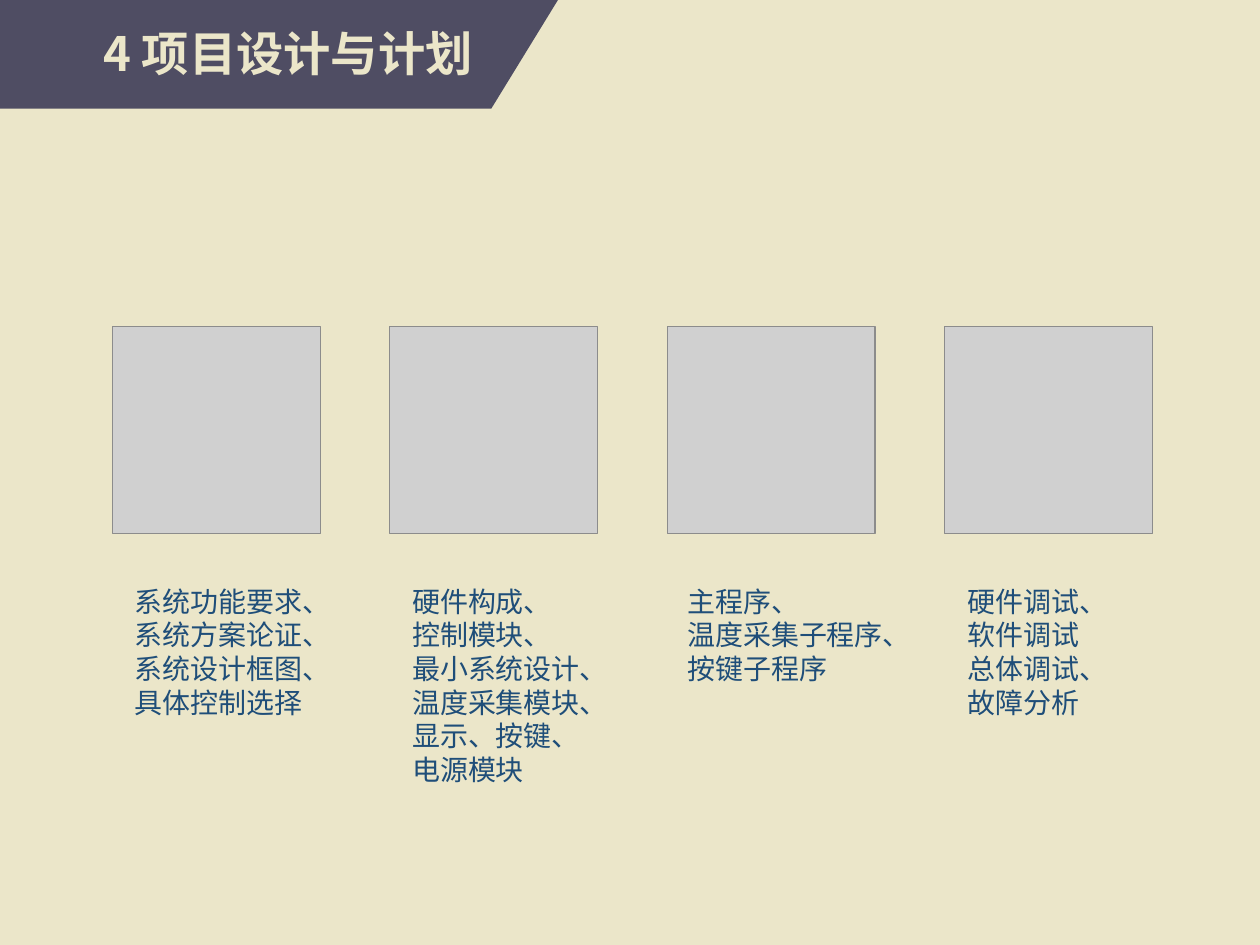
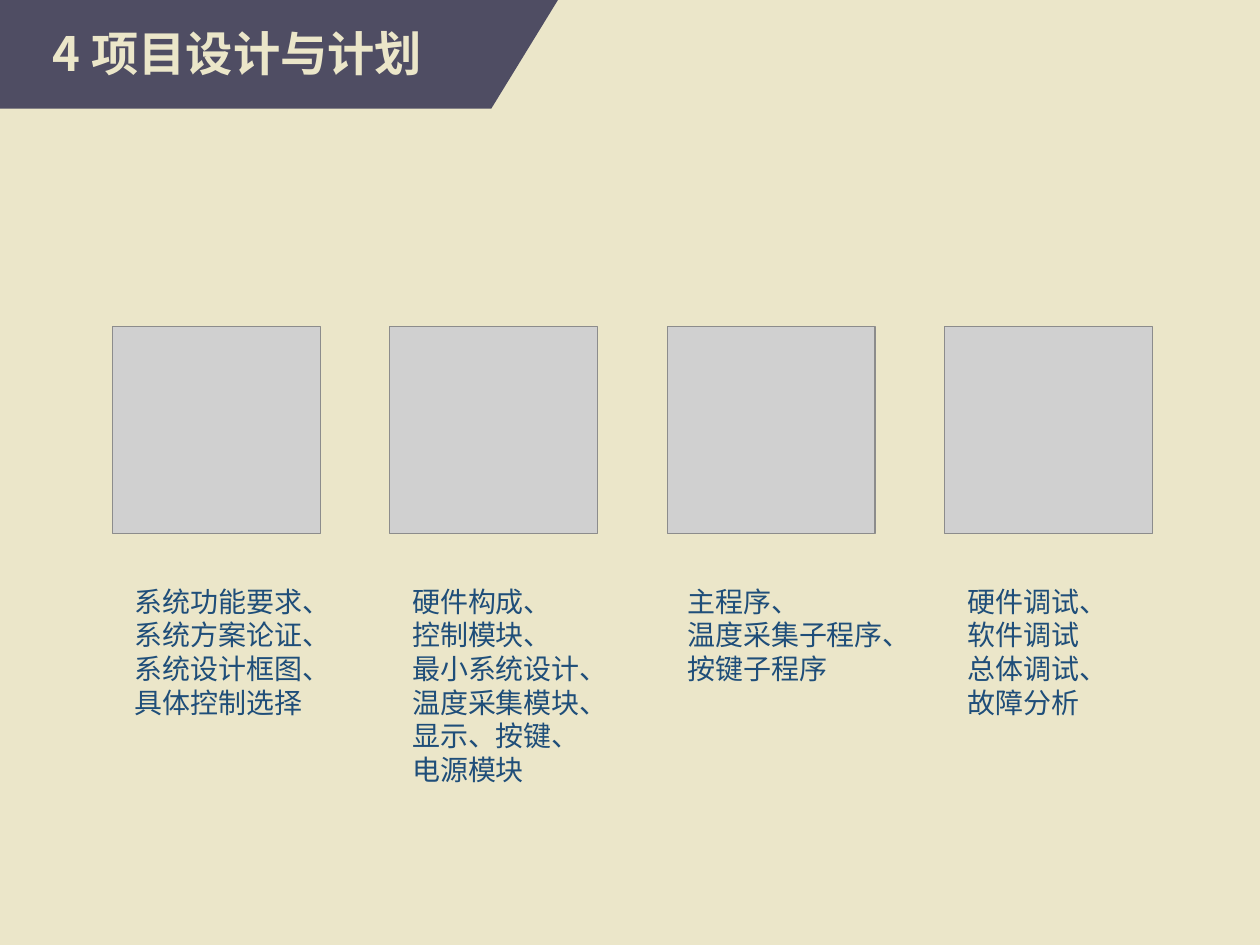
Before and after one commit to xiaojunjun0124/20151104758_fankejun, a slide deck: slide 7 of 20151104758-范可君-基于STM32的温室系统调控的设计与实现开题ppt.ppt. Drawn at 1260x945 pixels with LibreOffice and Linux fonts; fonts in the diff are those of the drawing; grey boxes stand for pictures. Boxes give left, top, right and bottom in pixels: in the first picture for what was removed or moved away, otherwise in the second. Text is boxed around its words. In the diff, an @@ line names an element or a change of style, - is before the commit and + after.

```diff
--- a/20151104758-范可君-基于STM32的温室系统调控的设计与实现开题ppt.ppt
+++ b/20151104758-范可君-基于STM32的温室系统调控的设计与实现开题ppt.ppt
@@ text "4 项目设计与计划": place and size @@
-text "4 项目设计与计划" at (103,31,473,75)
+text "4 项目设计与计划" at (53,31,422,75)
```
Also in this commit, not shown: 5 other slides changed, 2 other files.
